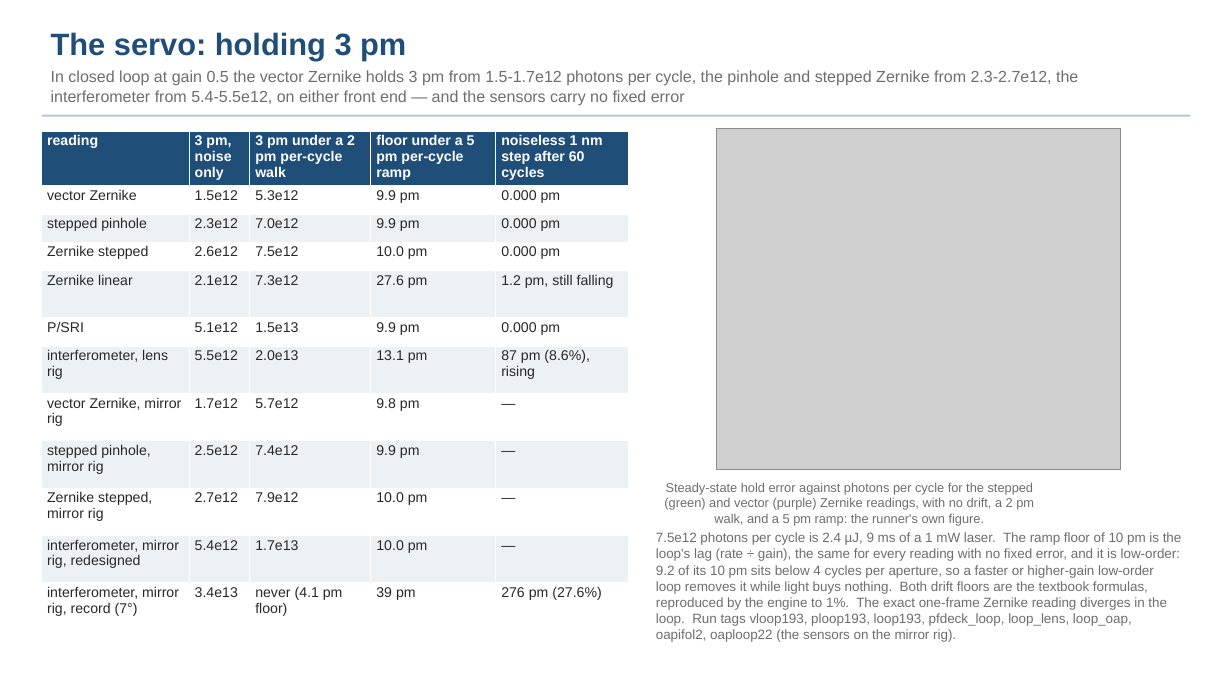
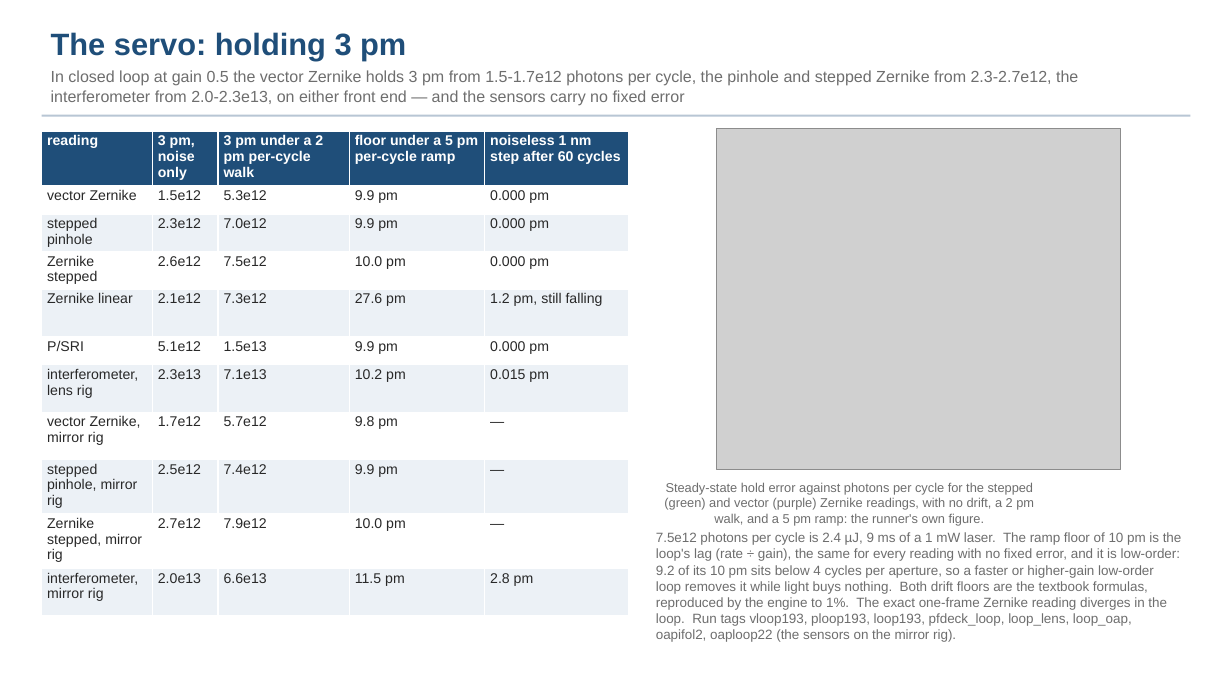
Before and after one commit to nasa-jpl/macos, a slide deck: slide 29 of demo_session/deck_gauges.pptx (slide 30 before the commit). Drawn at 1232x693 pixels with LibreOffice and Linux fonts; fonts in the diff are those of the drawing; grey boxes stand for pictures. Boxes give left, top, right and bottom in pixels: in the first picture for what was removed or moved away, otherwise in the second. Text is boxed around its words. In the diff, an @@ line names an element or a change of style, - is before the commit and + after.

```diff
--- a/demo_session/deck_gauges.pptx
+++ b/demo_session/deck_gauges.pptx
@@ text at <box>51,70,1078,106</box>: text changed @@
-In closed loop at gain 0.5 the vector Zernike holds 3 pm from 1.5-1.7e12 photons per cycle, the pinhole and stepped Zernike from 2.3-2.7e12, the interferometer from 5.4-5.5e12, on either front end — and the sensors carry no fixed error
+In closed loop at gain 0.5 the vector Zernike holds 3 pm from 1.5-1.7e12 photons per cycle, the pinhole and stepped Zernike from 2.3-2.7e12, the interferometer from 2.0-2.3e13, on either front end — and the sensors carry no fixed error
@@ table at <box>42,131,628,605</box> @@
-row 7: interferometer, lens rig | 5.5e12 | 2.0e13 | 13.1 pm | 87 pm (8.6%), rising
+row 7: interferometer, lens rig | 2.3e13 | 7.1e13 | 10.2 pm | 0.015 pm
-row 11: interferometer, mirror rig, redesigned | 5.4e12 | 1.7e13 | 10.0 pm | —
-row 12: interferometer, mirror rig, record (7°) | 3.4e13 | never (4.1 pm floor) | 39 pm | 276 pm (27.6%)
+row 11: interferometer, mirror rig | 2.0e13 | 6.6e13 | 11.5 pm | 2.8 pm
```
Also in this commit, not shown: 33 other slides changed, 1 slide added, 5 slides removed, 2 other files.
